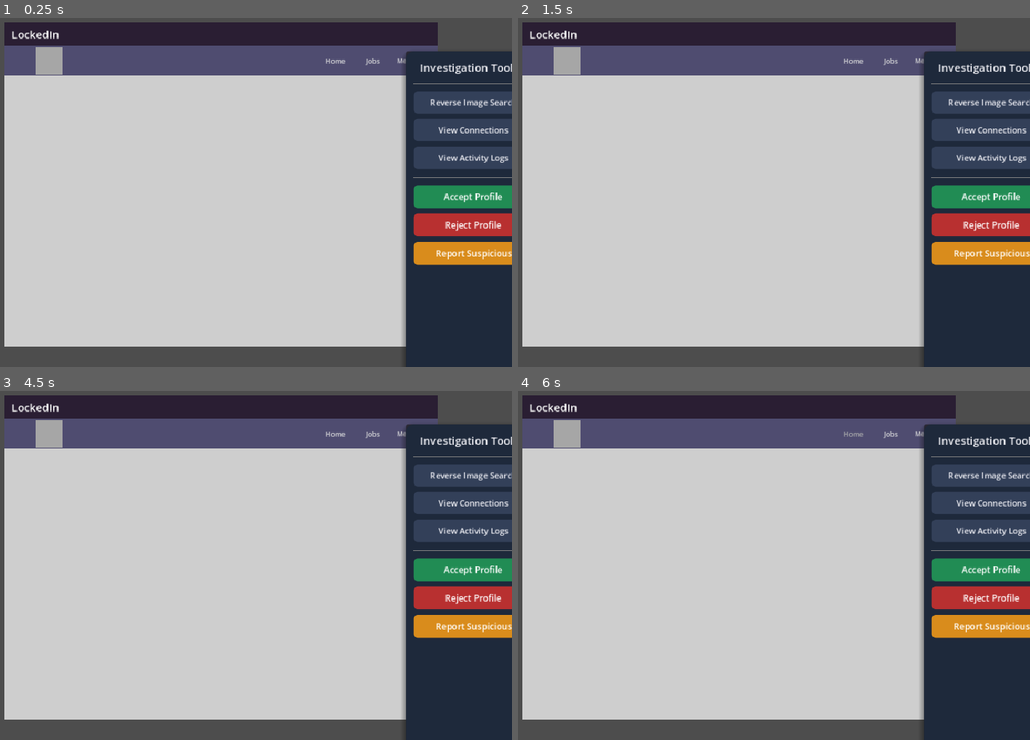
Above: before the commit, frames 1-4 (two rows, left to right).
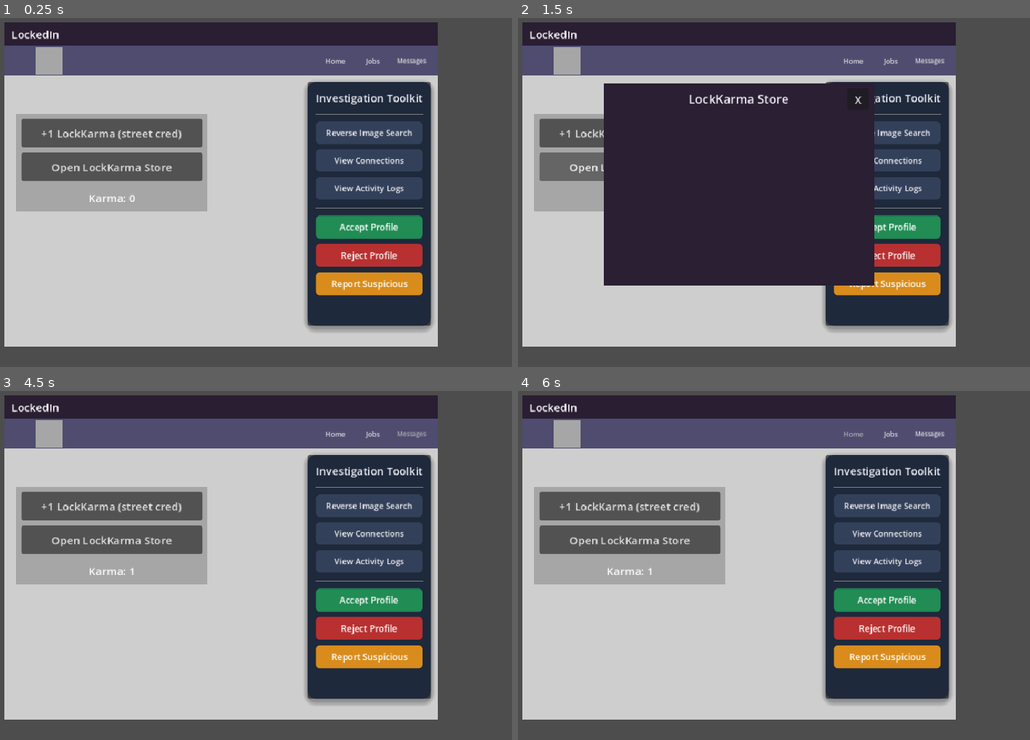
Above: after the commit, the same moments.

Repository: iimurpyh/linked-alien
Game: Godot game, scene res://main.tscn
Same seed, same stepped clock (60 frames per second), same inputs: the game is played once before the commit and once after it.
Inputs (mouse positions are in pixels of both pictures, inside the frame that each line leads up to):
- Up to frame 1 (0.25 s): no input
- Up to frame 2 (1.5 s): click (630, 133) at 0.5 s, where only the run after the commit has a clickable "+1 LockKarma (street cred)"; click (630, 168) at 1.25 s, where only the run after the commit has a clickable "Open LockKarma Store"
- Up to frame 3 (4.5 s): click (337, 471) at 2 s, where only the run after the commit has a clickable "X"; click "Accept Profile" at 2.75 s; click "Accept Profile" at 3.5 s; click "Messages" at 4.25 s
- Up to frame 4 (6 s): click "Jobs" at 5 s; click "Home" at 5.75 s

The runs differ from the first frame. In frame 1, 41% of the frame differs, in the area x 3-100%, y 9-100%; in frame 2, 60%; in frame 3, 41%; in frame 4, 41%.

Commit message:
Karma system added

Diff:
--- /dev/null
+++ b/KarmaStorePanel.tscn
@@ -0,0 +1,39 @@
+[gd_scene format=3 uid="uid://karma_store_001"]
+
+[node name="KarmaStorePanel" type="Panel"]
+visible = false
+offset_right = 400.0
+offset_bottom = 300.0
+
+[node name="ColorRect" type="ColorRect" parent="."]
+layout_mode = 1
+anchors_preset = 15
+anchor_right = 1.0
+anchor_bottom = 1.0
+grow_horizontal = 2
+grow_vertical = 2
+color = Color(0.164706, 0.121569, 0.2, 1)
+
+[node name="StoreTitle" type="Label" parent="."]
+layout_mode = 1
+anchors_preset = 10
+anchor_right = 1.0
+offset_top = 10.0
+offset_bottom = 40.0
+grow_horizontal = 2
+theme_override_colors/font_color = Color(0.95, 0.95, 0.97, 1)
+theme_override_font_sizes/font_size = 18
+text = "LockKarma Store"
+horizontal_alignment = 1
+
+[node name="CloseBtn" type="Button" parent="."]
+layout_mode = 1
+anchors_preset = 1
+anchor_left = 1.0
+anchor_right = 1.0
+offset_left = -40.0
+offset_top = 8.0
+offset_right = -8.0
+offset_bottom = 40.0
+grow_horizontal = 0
+text = "X"
--- /dev/null
+++ b/RandomTest.tscn
@@ -0,0 +1,14 @@
+[gd_scene format=3 uid="uid://bm4k5sp4dkqna"]
+
+[sub_resource type="Gradient" id="Gradient_dr46t"]
+
+[sub_resource type="GradientTexture2D" id="GradientTexture2D_tn2hi"]
+gradient = SubResource("Gradient_dr46t")
+fill_from = Vector2(0, 1)
+
+[node name="RandomTest" type="Node2D" unique_id=851383488]
+
+[node name="Sprite2D" type="Sprite2D" parent="." unique_id=1515373827]
+position = Vector2(-4951.5, 637.1319)
+scale = Vector2(39.01563, 75.72287)
+texture = SubResource("GradientTexture2D_tn2hi")
--- /dev/null
+++ b/TemporaryPanel.tscn
@@ -0,0 +1,34 @@
+[gd_scene load_steps=2 format=3 uid="uid://temp_panel_001"]
+
+[ext_resource type="Script" path="res://karma_system.gd" id="1_karma"]
+
+[node name="TemporaryPanel" type="Panel"]
+offset_right = 283.0
+offset_bottom = 145.0
+script = ExtResource("1_karma")
+
+[node name="AddKarmaBtn" type="Button" parent="."]
+layout_mode = 0
+offset_left = 8.0
+offset_top = 8.0
+offset_right = 275.0
+offset_bottom = 50.0
+text = "+1 LockKarma (street cred)"
+
+[node name="OpenKarmaStoreBtn" type="Button" parent="."]
+layout_mode = 0
+offset_left = 8.0
+offset_top = 58.0
+offset_right = 275.0
+offset_bottom = 100.0
+text = "Open LockKarma Store"
+
+[node name="KarmaLabel" type="Label" parent="."]
+layout_mode = 0
+offset_left = 8.0
+offset_top = 110.0
+offset_right = 275.0
+offset_bottom = 140.0
+text = "Karma: 0"
+horizontal_alignment = 1
+vertical_alignment = 1
--- /dev/null
+++ b/karma_system.gd
@@ -0,0 +1,31 @@
+extends Panel
+
+var karma: int = 0
+
+@onready var karma_label = $KarmaLabel
+@onready var add_karma_btn = $AddKarmaBtn
+@onready var open_store_btn = $OpenKarmaStoreBtn
+@onready var karma_store_panel = get_node("../KarmaStorePanel")
+@onready var close_store_btn = get_node("../KarmaStorePanel/CloseBtn")
+
+func _ready():
+	add_karma_btn.pressed.connect(_on_add_karma_pressed)
+	open_store_btn.pressed.connect(_on_open_store_pressed)
+	close_store_btn.pressed.connect(_on_close_store_pressed)
+	update_karma_display()
+
+func _on_add_karma_pressed():
+	karma += 1
+	update_karma_display()
+	print("Karma increased to: ", karma)
+
+func _on_open_store_pressed():
+	karma_store_panel.visible = true
+	print("Karma Store opened")
+
+func _on_close_store_pressed():
+	karma_store_panel.visible = false
+	print("Karma Store closed")
+
+func update_karma_display():
+	karma_label.text = "Karma: " + str(karma)
--- a/main.tscn
+++ b/main.tscn
@@ -2,6 +2,8 @@
 
 [ext_resource type="Theme" uid="uid://c4vir164jmy38" path="res://resources/themes/lockedin.tres" id="1_ig7tw"]
 [ext_resource type="PackedScene" uid="uid://cwtiv0mjrnno8" path="res://ToolkitPanel.tscn" id="2_toolkit"]
+[ext_resource type="PackedScene" uid="uid://temp_panel_001" path="res://TemporaryPanel.tscn" id="3_temp_panel"]
+[ext_resource type="PackedScene" uid="uid://karma_store_001" path="res://KarmaStorePanel.tscn" id="4_karma_store"]
 
 [sub_resource type="StyleBoxFlat" id="StyleBoxFlat_ig7tw"]
 bg_color = Color(0.8089983, 0.8089983, 0.80899817, 1)
@@ -35,13 +37,6 @@
 
 [sub_resource type="StyleBoxFlat" id="StyleBoxFlat_efxa6"]
 bg_color = Color(0.6, 0.6, 0.6, 0)
-
-[sub_resource type="StyleBoxFlat" id="StyleBoxFlat_dg77c"]
-bg_color = Color(0.8983909, 0.89839107, 0.8983907, 1)
-corner_radius_top_left = 10
-corner_radius_top_right = 10
-corner_radius_bottom_right = 10
-corner_radius_bottom_left = 10
 
 [node name="Main" type="Node2D" unique_id=1141253464]
 
@@ -182,8 +177,28 @@
 offset_bottom = 19.999998
 grow_vertical = 2
 
+[node name="TemporaryPanel" parent="UI/Window/App" unique_id=1800727727 instance=ExtResource("3_temp_panel")]
+offset_left = 17.0
+offset_top = 135.0
+offset_right = 300.0
+offset_bottom = 280.0
+
 [node name="ToolkitPanel" parent="UI/Window/App" unique_id=142626904 instance=ExtResource("2_toolkit")]
-custom_minimum_size = Vector2(140, 0)
 layout_mode = 0
-position = Vector2(593, 43)
-size = Vector2(200, 500)
+offset_left = 448.0
+offset_top = 88.0
+offset_right = 630.0
+offset_bottom = 449.0
+
+[node name="KarmaStorePanel" parent="UI/Window/App" instance=ExtResource("4_karma_store")]
+anchors_preset = 8
+anchor_left = 0.5
+anchor_top = 0.5
+anchor_right = 0.5
+anchor_bottom = 0.5
+offset_left = -200.0
+offset_top = -150.0
+offset_right = 200.0
+offset_bottom = 150.0
+grow_horizontal = 2
+grow_vertical = 2
Not shown, added: karma_system.gd.uid
